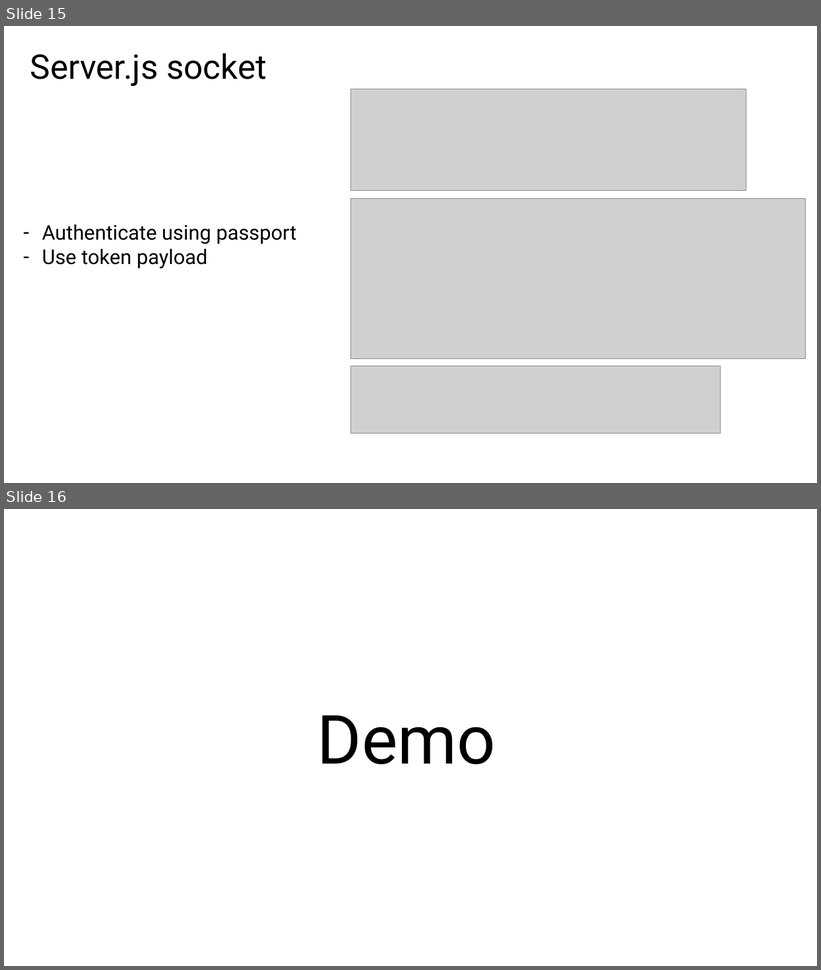
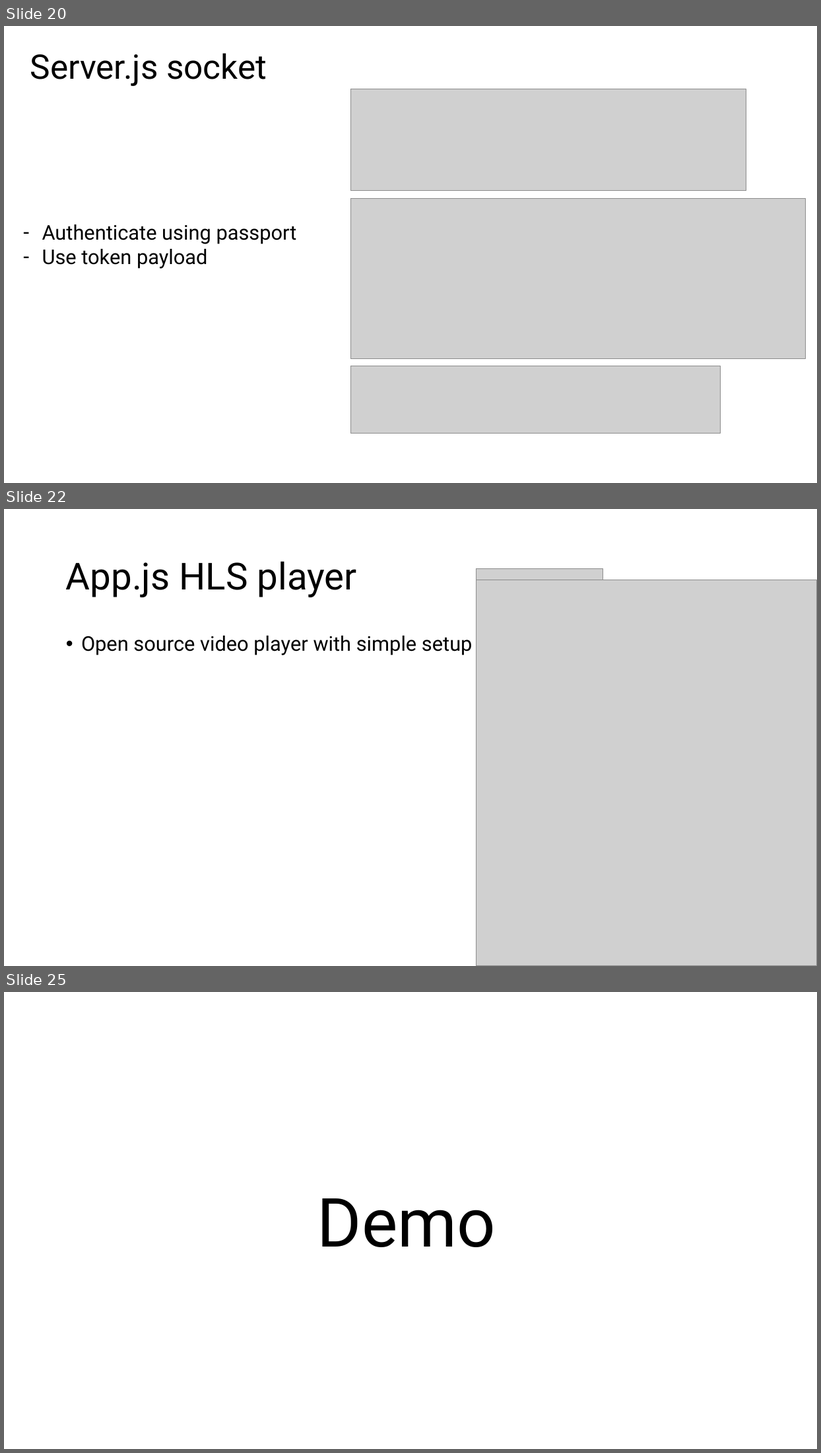
Before and after one commit to Nova200019/Media-management-platform, a slide deck: assests/Media-Management-Platform.pptx. Shown one above the other, each under a label of ours: slides 15 and 16 before the commit, slides 20, 22 and 25 after it; the slides between them are not shown. The pictures are 821x970 and 821x1453 pixels, drawn with LibreOffice and Linux fonts; fonts in the diff are those of the drawing; grey boxes stand for pictures. Boxes give left, top, right and bottom in pixels: in the first picture for what was removed or moved away, otherwise in the second. Text is boxed around its words. In the diff, an @@ line names an element or a change of style, - is before the commit and + after.

```diff
--- a/assests/Media-Management-Platform.pptx
+++ b/assests/Media-Management-Platform.pptx
@@ slide 22 added at bbox=[4, 509, 817, 966], background #FFFFFF @@
@@ title added at bbox=[66, 561, 357, 597], 44 pt, text #000000 @@
+App.js HLS player
@@ picture added at bbox=[477, 580, 817, 966] @@
@@ picture added at bbox=[477, 569, 603, 580] @@
@@ text added at bbox=[81, 636, 473, 656], 24 pt, text #000000 @@
+• Open source video player with simple setup
@@ what was slide 15 is now slide 20 @@
@@ what was slide 16 is now slide 25 @@
```
Also in this commit, not shown: 1 slide changed, 10 other slides added, 1 slide removed, 1 other file.
